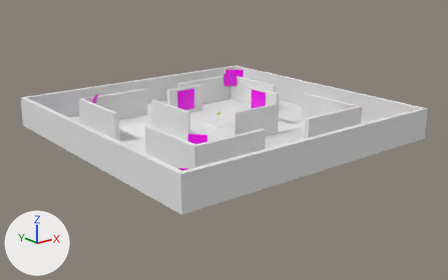
The glTF model Assets/World/LevelModules/module_0.glb: old version first, new version second.
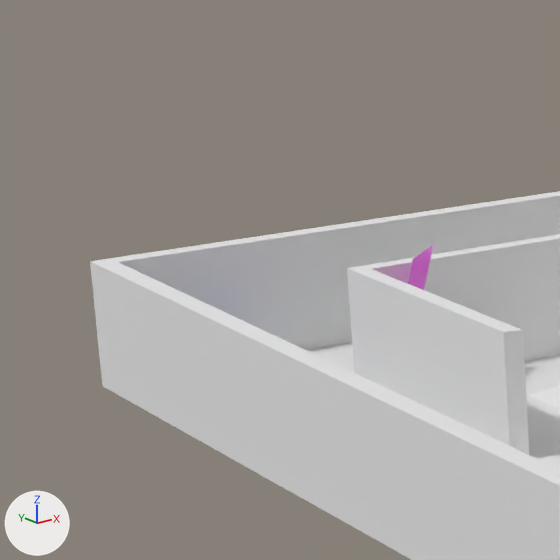
The first picture shows the older version from a 50 mm lens placed at (-34.0, -43.6, 16.4), pointed at (0.0, -1.0, -0.6). The close-ups show both versions on the part from 0% to 28% of the width and 14% to 59% of the height of that picture; other places that the commit changed are outside them. Lighting does not change. The marker at lower left points along +X, +Y and +Z. Where no turn or scale is listed for an object, it has been applied to the vertices.

Names of what the first close-up shows: 'SCENE'.
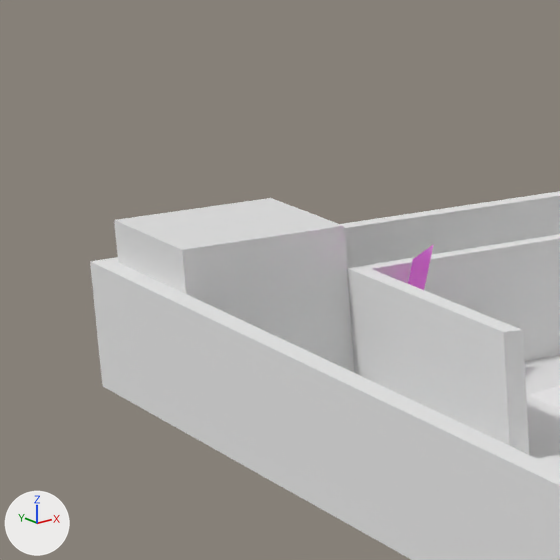
The change, as a diff of the scene's bpy script:
```diff
--- a/Assets/World/LevelModules/module_0.glb.py
+++ b/Assets/World/LevelModules/module_0.glb.py
@@ me_cube_001 @@
+me_cube_001.from_pydata(...)  # a box spanning x -1.78..1.78, y -1.78..1.78, z -1.78..1.78
@@ ob_so_base_t0_includemesh @@
+ob_so_base_t0_includemesh = bpy.data.objects.new('SO_BASE_T0_INCLUDEMESH', me_cube_001)
+ob_so_base_t0_includemesh.location = (-11.01, 11.01, 1.85)
```

Pixel boxes (x1, y1, x2, y2) of what changed, in the close-ups (560 x 560 px):
'SO_BASE_T0_INCLUDEMESH', added
    after: (114, 198, 354, 372)
